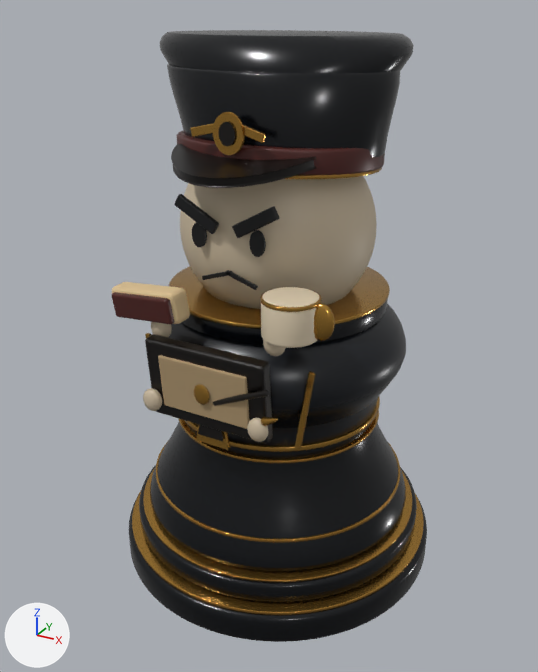
A saved change to the glTF model frontend/public/models/matthias-home-canonical.glb.
The view is the same before and after, from a camera (50 mm lens) standing at (1.22, -2.29, 2.05) and looking at (-0.02, -0.04, 0.93). Lighting does not change. The marker at lower left points along +X, +Y and +Z. The first picture is the older version. Where no turn or scale is listed for an object, it has been applied to the vertices. Vertices at exactly the same position are counted once.

Script lines for the objects in view, before the commit:
```python
ob_classic_cap_band = bpy.data.objects.new('Classic cap band', me_cylinder_010)
ob_classic_cap_band.location = (0.0, -0.004, 1.615)
ob_classic_cap_crown = bpy.data.objects.new('Classic cap crown', me_classic_cap_crownmesh)
ob_classic_cap_crown.location = (0.0, 0.0, 0.0)
ob_classic_cap_top = bpy.data.objects.new('Classic cap top', me_classic_cap_topmesh)
ob_classic_cap_top.location = (0.0, 0.0, 0.0)
ob_classic_cap_visor = bpy.data.objects.new('Classic cap visor', me_classic_cap_visormesh)
ob_classic_cap_visor.location = (0.0, -0.02, 1.665)
ob_classic_lower_pawn = bpy.data.objects.new('Classic lower pawn', me_classic_lower_pawnmesh)
ob_classic_lower_pawn.location = (0.0, 0.0, 0.0)
ob_classic_neck_plinth = bpy.data.objects.new('Classic neck plinth', me_cylinder_008)
ob_classic_neck_plinth.location = (0.0, 0.0, 1.082)
# also in view: 'Classic lower brass line' at (0.0, 0.0, 0.35); 'RoutineCup' at (0.26, -0.42, 1.2); 'Classic plinth upper brass edge' at (0.0, 0.0, 0.22); 'Head' at (0.0, -0.01, 1.35); 'Classic plinth upper' at (0.0, 0.0, 0.18)
```
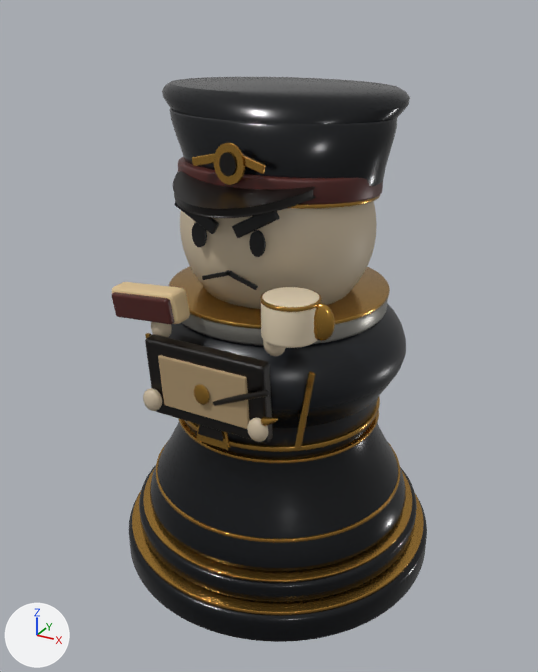
The edits, one by one:
Material 'classic pale steel collar' (mat_classic_pale_steel_collar) is new.
Its base color is (0.3, 0.29, 0.26) (grey #95938b).
Its metallic is 0.55.
Its roughness is 0.32.
me_classic_cap_crownmesh is used by ob_classic_cap_crown; location (0.0, 0.0, 0.0).
me_classic_cap_crownmesh had 1440 vertices, 2876 faces and spanned x -0.449..0.383, y -0.27..0.359, z 1.615..1.875.
me_classic_cap_crownmesh now has 1440 vertices, 2876 faces and spans x -0.449..0.383, y -0.27..0.359, z 1.615..1.818.
me_classic_cap_crownmesh part 1: all 960 vertices in x -0.449..0.383, y -0.27..0.359, z 1.67..1.875 are scaled about their middle by (1, 1, 0.777), then moved by (0.0, 0.0, -0.035).
me_classic_cap_topmesh is used by ob_classic_cap_top; location (0.0, 0.0, 0.0).
me_classic_cap_topmesh had 1790 vertices, 3576 faces and spanned x -0.53..0.395, y -0.212..0.459, z 1.866..1.974.
me_classic_cap_topmesh now has 1744 vertices, 3484 faces and spans x -0.53..0.395, y -0.212..0.459, z 1.811..1.895.
me_classic_cap_topmesh part 2: 1790 vertices removed from x -0.53..0.395, y -0.212..0.459, z 1.866..1.974; 1744 vertices added at x -0.53..0.395, y -0.212..0.459, z 1.811..1.895.
me_cylinder_008 has 928 vertices, 1852 faces and spans x -0.398..0.398, y -0.398..0.398, z -0.033..0.033.
me_cylinder_008 no longer uses material mat_classic_midnight_pawn (black #080b11).
me_cylinder_008 gains material mat_classic_pale_steel_collar (grey #95938b).
Object 'Classic cap band' (ob_classic_cap_band) moves from (0.0, -0.004, 1.615) to (0.0, -0.004, 1.525).
Object 'Classic cap crown' (ob_classic_cap_crown) moves from (0.0, 0.0, 0.0) to (0.0, 0.0, -0.09).
Object 'Classic cap top' (ob_classic_cap_top) moves from (0.0, 0.0, 0.0) to (0.0, 0.0, -0.09).
Object 'Classic cap visor' (ob_classic_cap_visor) moves from (0.0, -0.02, 1.665) to (0.0, -0.02, 1.575).

Boxes [x1, y1, x2, y2] around the edits, measured in the pictures (538 x 672 px; the box of a moved part takes in the faces that stretch with it):
'Classic cap crown', reshaped, moved (17% shorter)
    before: [167, 64, 400, 158]
    after: [170, 108, 397, 186]
'Classic cap top', reshaped, moved (7% taller)
    before: [160, 30, 414, 73]
    after: [162, 77, 410, 123]
'Classic cap visor', moved
    before: [171, 144, 317, 188]
    after: [173, 171, 316, 218]
'Classic cap band', moved
    before: [177, 131, 385, 175]
    after: [178, 157, 383, 205]
'Classic neck plinth', recoloured (black to grey)
    both: [181, 300, 388, 346]
part 1 of me_classic_cap_crownmesh, moved or reshaped
    before: [167, 64, 400, 157]
    after: [170, 108, 397, 186]
